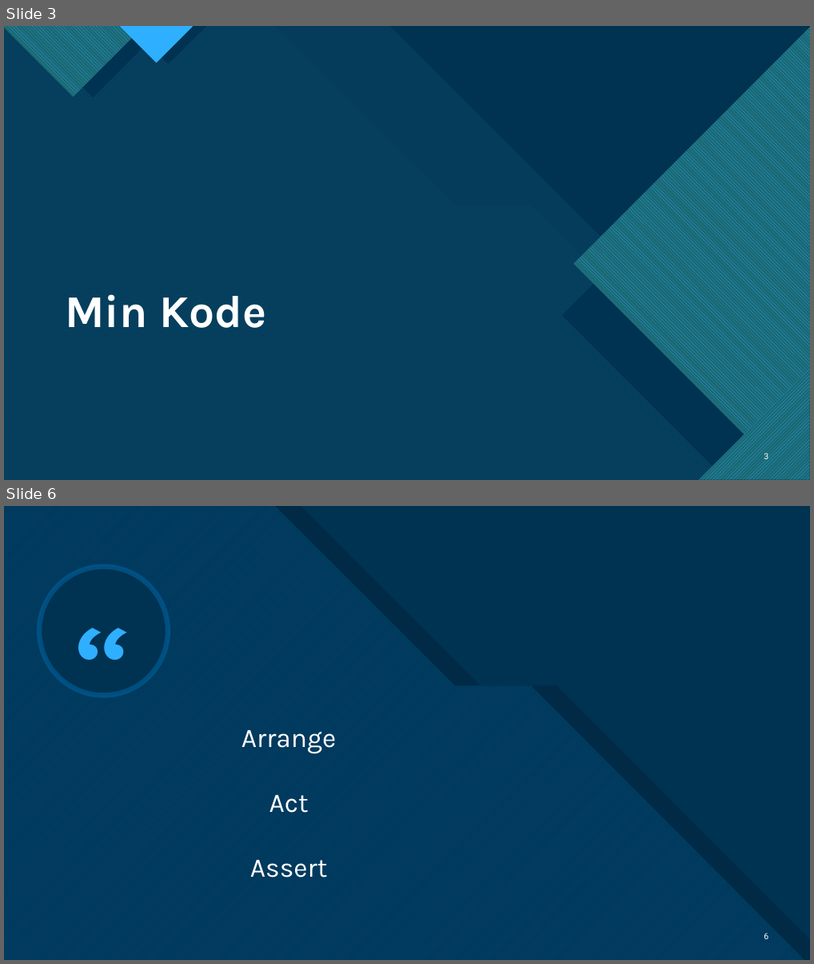
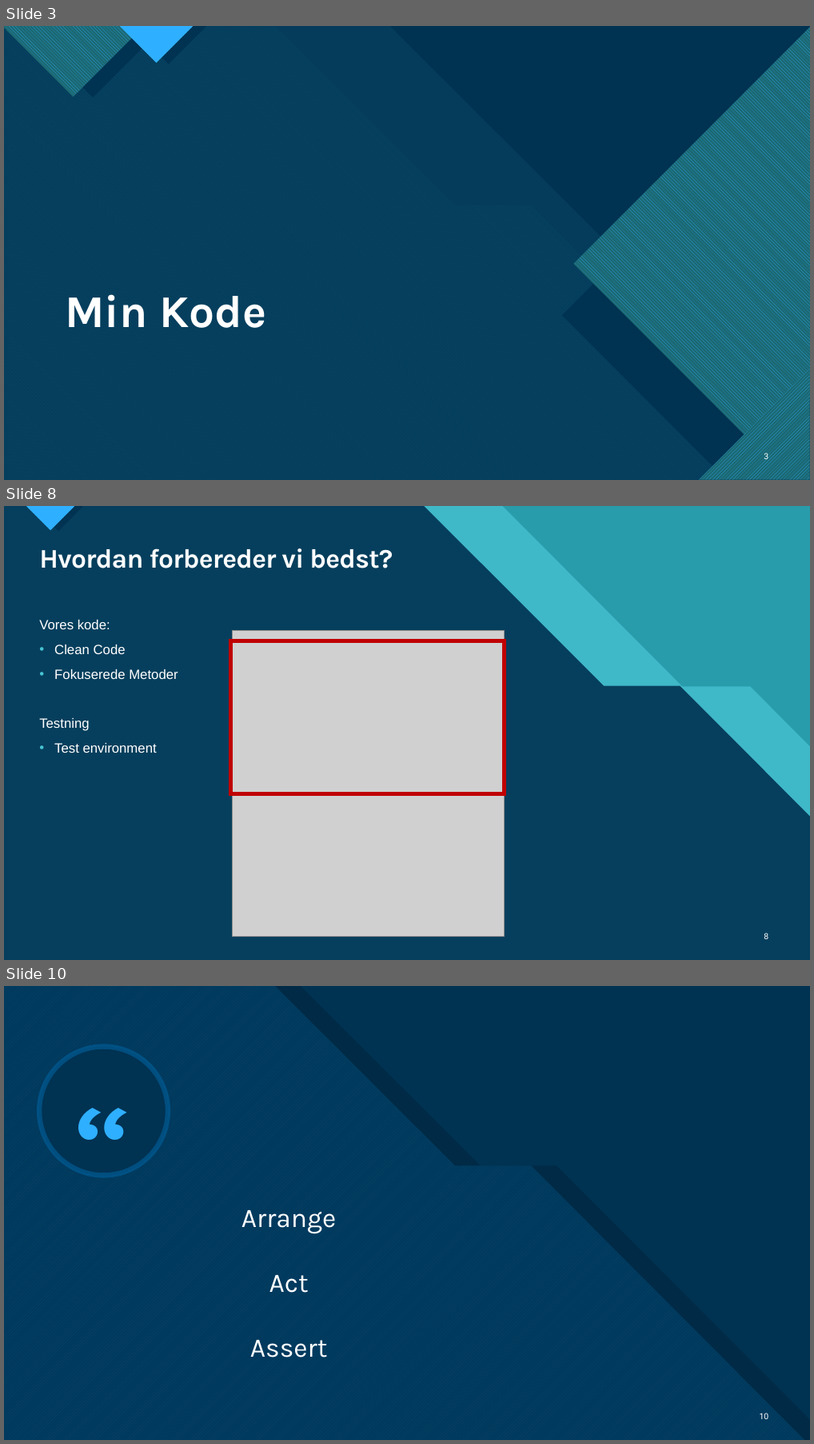
Before and after one commit to PhoenixPhoebe/Python_PDF_downloader, a slide deck: PDF Downloader.pptx. Shown one above the other, each under a label of ours: slides 3 and 6 before the commit, slides 3, 8 and 10 after it; the slides between them are not shown. The pictures are 814x964 and 814x1444 pixels, drawn with LibreOffice and Linux fonts; fonts in the diff are those of the drawing; grey boxes stand for pictures. Boxes give left, top, right and bottom in pixels: in the first picture for what was removed or moved away, otherwise in the second. Text is boxed around its words. In the diff, an @@ line names an element or a change of style, - is before the commit and + after.

```diff
--- a/PDF Downloader.pptx
+++ b/PDF Downloader.pptx
@@ slide 8 added at [4, 506, 810, 960], background #47C3D3; not listed: 11 template elements that a slide beside it also shows @@
@@ rectangle added at [4, 506, 810, 960], fill #299CAB @@
@@ rectangle added at [4, 506, 810, 960], fill #299CAB @@
@@ freeform shape added at [4, 506, 810, 960], fill #47C3D3 at 74% opacity @@
@@ title added at [39, 548, 393, 568], 32 pt, text #FFFFFF, bold @@
+Hvordan forbereder vi bedst?
@@ text added at [39, 620, 178, 752], 16 pt, text #FFFFFF @@
+Vores kode:
+• Clean Code
+• Fokuserede Metoder
+Testning
+• Test environment
@@ rectangle added at [231, 641, 504, 794], outline #C00000 4.5 pt @@
@@ picture added at [233, 631, 504, 936] @@
@@ page number added at [764, 932, 769, 939], 10 pt, text #FFFFFF @@
+8
@@ what was slide 6 is now slide 10 @@
@@ page number at [760, 1412, 770, 1419]: text changed @@
-6
+10
```
Also in this commit, not shown: 1 slide changed, 5 other slides added, 2 slides removed.
